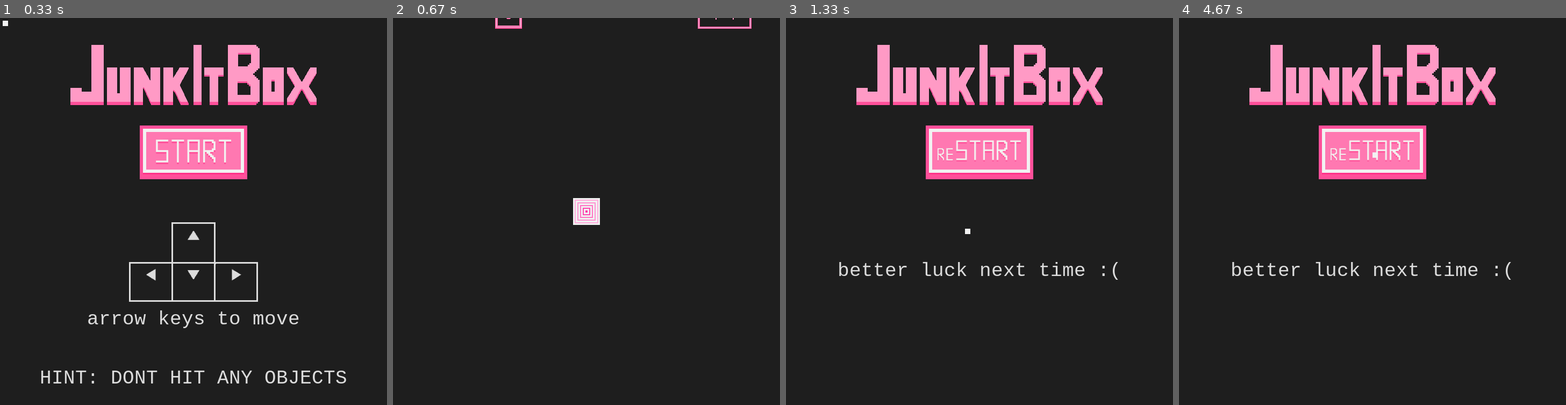
Above: before the commit, frames 1-4 (left to right).
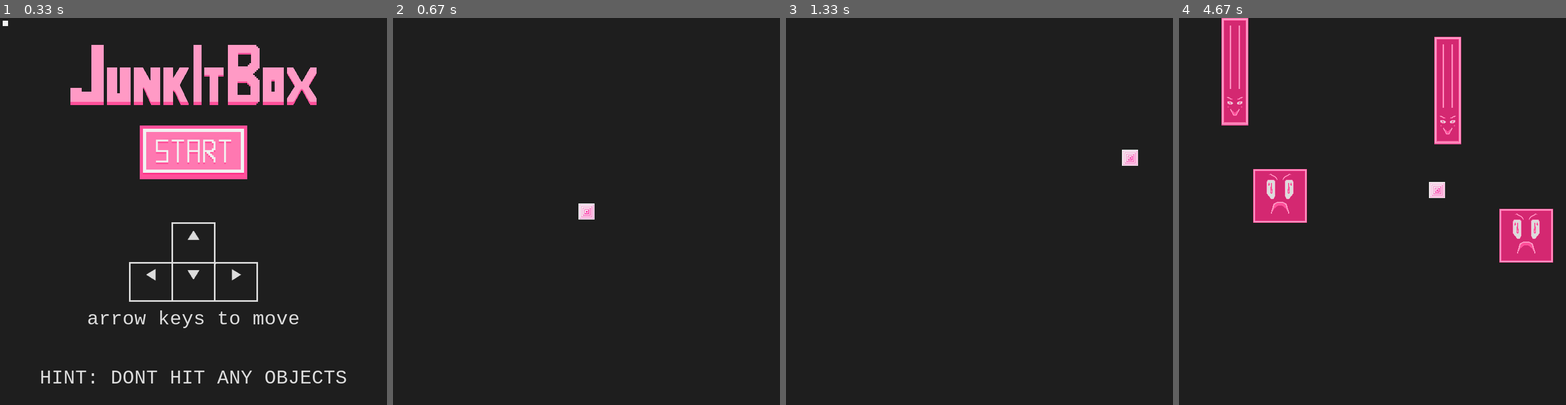
Above: after the commit, the same moments.

Repository: jonneaspinen/JukeItBox-pygame
Game: pygame game, started from JukeItBox.py
Same seed, same stepped clock (60 frames per second), same inputs: the game is played once before the commit and once after it.
Inputs (mouse positions are in pixels of both pictures, inside the frame that each line leads up to):
- Up to frame 1 (0.33 s): no input
- Up to frame 2 (0.67 s): click (586, 153) at 0.38 s
- Up to frame 3 (1.33 s): hold Right 0.67-1.13 s; move the mouse to (964, 226) at 0.7 s; hold Up from 1.17 s (still down)
- Up to frame 4 (4.67 s): release Up at 1.47 s; hold Right 1.5-1.97 s; hold Left 2-2.53 s; click (1372, 153) at 2.62 s; hold Down 2.9-3.2 s; hold Left 3.23-3.63 s; hold Up 3.67-4.03 s; hold Right from 4.07 s (still down)

Frame 1 is identical in both runs. In frame 2, 0.6% of the frame differs, in the area x 26-93%, y 0-54%; in frame 3, 9.6%; in frame 4, 17%, in the area x 10-97%, y 0-68%.

Commit message:
goal, assets added/changed, .exe

Diff:
--- a/JukeItBox.py
+++ b/JukeItBox.py
@@ -1,8 +1,7 @@
-# libs
-from cProfile import run
+# libs/other
 import pygame
-import time
 import random
+import sys
 # components
 import button
 import player_control
@@ -16,17 +15,24 @@
 # ------------------------------- SETTINGS -----------------------------------------
 
 # window
-FPS = 60
+FPS = 120
 WIN_WIDTH, WIN_HEIGHT = 720, 720
 WINDOW = pygame.display.set_mode((WIN_WIDTH, WIN_HEIGHT))
 FONT = pygame.font.SysFont('consolas', 40)
+WIN_FONT = pygame.font.SysFont('consolas', 80)
 pygame.display.set_caption('JukeItBox')
+ICON_IMG = pygame.image.load("assets/images/killer2.png")
+pygame.display.set_icon(ICON_IMG)
 
 # sounds
 CLICK_SOUND = pygame.mixer.Sound("assets/sounds/click.mp3")
-CLICK_SOUND.set_volume(0.1)
+CLICK_SOUND.set_volume(0.2)
 MUSIC = pygame.mixer.Sound("assets/sounds/music1.mp3")
-MUSIC.set_volume(0.1)
+MUSIC.set_volume(0.2)
+DEATH_SOUND = pygame.mixer.Sound("assets/sounds/death.mp3")
+DEATH_SOUND.set_volume(0.2)
+GOAL_SOUND = pygame.mixer.Sound("assets/sounds/goal.mp3")
+GOAL_SOUND.set_volume(0.2)
 
 # custom cursor
 pygame.mouse.set_visible(False)
@@ -36,26 +42,33 @@
 # images
 ARROWKEYS_IMG = pygame.image.load("assets/images/arrowkeys.png")
 LOGO = pygame.image.load("assets/images/junkitbox_logo.png")
-PLAYER_IMG = pygame.image.load("assets/images/player_cube_pink.png")
+PLAYER_IMG = pygame.transform.scale(pygame.image.load(
+    "assets/images/player_cube_pink.png"), (30, 30))
+GOAL_IMG = pygame.image.load("assets/images/goal.png")
 START_IMG = pygame.image.load("assets/images/start_img.png").convert_alpha()
+EXIT_IMG = pygame.image.load("assets/images/exit_img.png").convert_alpha()
 RESTART_IMG = pygame.image.load(
     "assets/images/restart_img.png").convert_alpha()
 
 # game variables
-VELOCITY = 10
-ENEMY_VELOCITY = 8
+VELOCITY = 5
+ENEMY_VELOCITY = 4
 killers = []
+killer_count = 100
 
 # ------------------------------- IN-GAME -----------------------------------------
 
 
-def draw_game(player):
+def draw_game(player, goal):
     # background (color)
     WINDOW.fill((30, 30, 30))
 
     # draw killers
     for killer in killers:
         killer_class.Killer.draw(killer, WINDOW, player)
+
+    # draw goal
+    WINDOW.blit(GOAL_IMG, (0, goal.y))
 
     # draw player
     WINDOW.blit(PLAYER_IMG, (player.x, player.y))
@@ -69,14 +82,29 @@
     player = pygame.Rect(
         WIN_WIDTH/2 - P_WIDTH/2, WIN_HEIGHT/2 - P_HEIGHT/2, P_WIDTH, P_HEIGHT)
 
+    goal = pygame.Rect(0, -14200, GOAL_IMG.get_width(), GOAL_IMG.get_height())
+
     # create some killers
     if len(killers) == 0:
-        for i in range(100):
-            killer = killer_class.Killer(
-                random.randrange(50, WIN_WIDTH - 100),
-                random. randrange(-14000, -100),
-                random.choice(["box", "long"]))
-            killers.append(killer)
+        for i in range(killer_count):
+            while True:
+                # random value from range for x and y coordinates
+                x, y = random.randrange(
+                    50, WIN_WIDTH - 50), random.randrange(-14000, -500)
+                new_rect = pygame.Rect(x, y, 100, 200)
+
+                # previous method of creating killers (no collision check)
+                # killer = killer_class.Killer(
+                # random.randrange(x),
+                # random.randrange(y),
+                # random.choice(["box", "long"]))
+
+                # check created killer collides with any other killers, if so break
+                if not any(killer for killer in killers if new_rect.colliderect(killer.x, killer.y, 100, 200)):
+                    break
+            new_killer = killer_class.Killer(
+                x, y, random.choice(["box", "long"]))
+            killers.append(new_killer)
 
     run = True
     MUSIC.play()
@@ -86,13 +114,14 @@
         for event in pygame.event.get():
             if event.type == pygame.QUIT:
                 run = False
-                pygame.quit()
+                sys.exit()
 
         # killer movement
         for killer in killers:
             killer_class.Killer.move(killer, ENEMY_VELOCITY)
             # hit detection
             if killer_class.Killer.draw(killer, WINDOW, player):
+                DEATH_SOUND.play()
                 run = False
                 MUSIC.stop()
                 lost()
@@ -102,8 +131,62 @@
         player_control.handle_player_movement(
             keys_pressed, player, VELOCITY, WIN_WIDTH, WIN_HEIGHT)
 
+        # goal
+        goal.y += ENEMY_VELOCITY
+        if player.colliderect(goal):
+            GOAL_SOUND.play()
+            run = False
+            MUSIC.stop()
+            win()
+
         # render game objects
-        draw_game(player)
+        draw_game(player, goal)
+
+# ------------------------------- WIN -----------------------------------------
+
+
+def draw_win():
+    WINDOW.fill((30, 30, 30))
+
+    # text
+    win_text = WIN_FONT.render("nice", 1, (220, 220, 220))
+    WINDOW.blit(win_text, (WIN_WIDTH/2 - win_text.get_width()/2, 200))
+
+    # restart button
+    restart_button = button.Button(
+        WIN_WIDTH/2 - RESTART_IMG.get_width()/2, 400, RESTART_IMG)
+
+    if restart_button.draw(WINDOW):
+        CLICK_SOUND.play()
+        reset()
+
+    # exit button
+    exit_button = button.Button(
+        WIN_WIDTH/2 - EXIT_IMG.get_width()/2, 550, EXIT_IMG)
+
+    if exit_button.draw(WINDOW):
+        CLICK_SOUND.play()
+        sys.exit()
+
+    # cursor
+    WINDOW.blit(CURSOR_IMG, CURSOR_IMG_RECT)
+
+    pygame.display.update()
+
+
+def win():
+    run = True
+    while run:
+        clock.tick(FPS)
+        for event in pygame.event.get():
+            if event.type == pygame.QUIT:
+                run = False
+                sys.exit()
+
+        # set custom cursor on top of mouse
+        CURSOR_IMG_RECT.topleft = pygame.mouse.get_pos()
+
+        draw_win()
 
 # ------------------------------- LOST -----------------------------------------
 
@@ -139,7 +222,7 @@
         for event in pygame.event.get():
             if event.type == pygame.QUIT:
                 run = False
-                pygame.quit()
+                sys.exit()
 
         # set custom cursor on top of mouse
         CURSOR_IMG_RECT.topleft = pygame.mouse.get_pos()
@@ -191,7 +274,7 @@
         for event in pygame.event.get():
             if event.type == pygame.QUIT:
                 run = False
-                pygame.quit()
+                sys.exit()
 
         CURSOR_IMG_RECT.topleft = pygame.mouse.get_pos()
 
Binary file added: JukeItBox.ico
Binary file added: assets/images/exit_img.png
Binary file added: assets/images/goal.png
Binary file changed: assets/images/killer1.png
Binary file changed: assets/images/killer2.png
Not shown, added: JukeItBox.zip
Not shown, added: assets/sounds/death.mp3
Not shown, added: assets/sounds/goal.mp3
